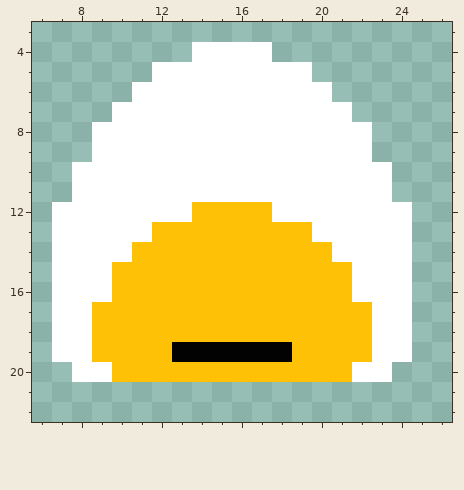
Two states of a pixel-art sprite, packages/nouns-img-permutator/assets/layer-3/head-yolk.png. This is how it looked before the edit.
The file is 32x32 pixels. Shown: x 6..26, y 3..22.
After the commit:
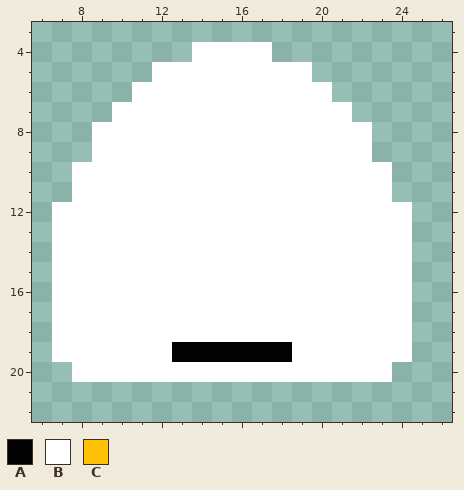
Palette (. is transparent): A #020203  B #ffffff  C #ffc106
Change:
Changed rows in their new state; - is an unchanged pixel.
first column x 9:
12 -----BBBB-----
13 ---BBBBBBBB---
14 --BBBBBBBBBB--
15 -BBBBBBBBBBBB-
16 -BBBBBBBBBBBB-
17 BBBBBBBBBBBBBB
18 BBBBBBBBBBBBBB
19 BBBB------BBBB
20 -BBBBBBBBBBBB-
Pixel boxes of the changes (left, top, right, bottom) in both pictures:
changed: (92, 202, 372, 382)
